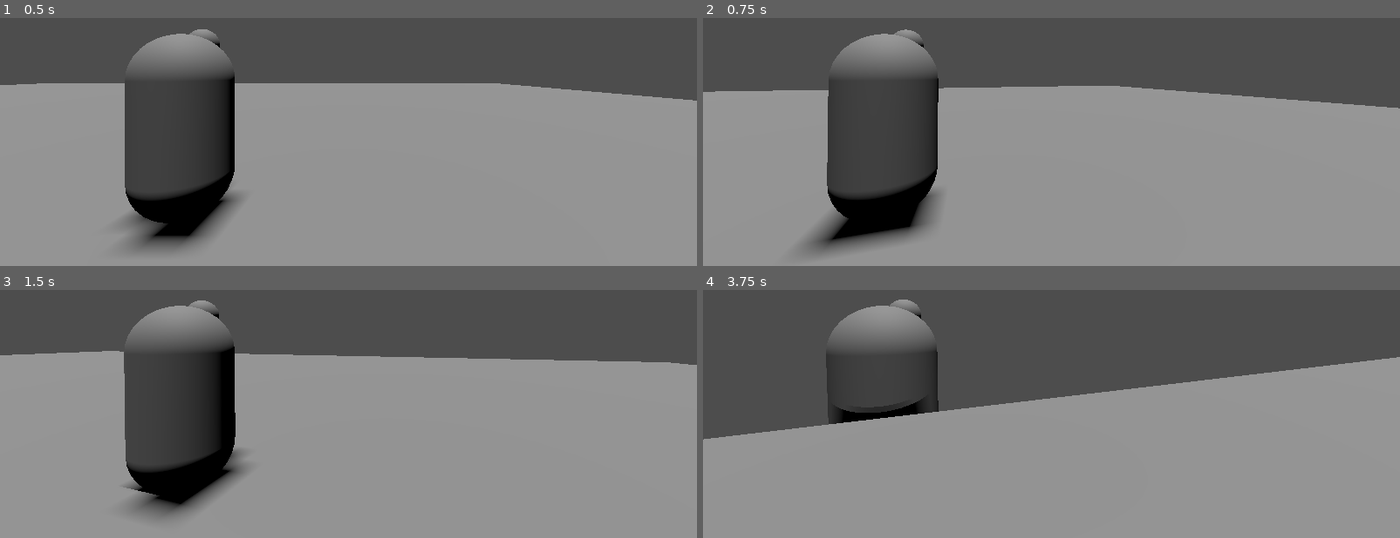
Above: before the commit, frames 1-4 (two rows, left to right).
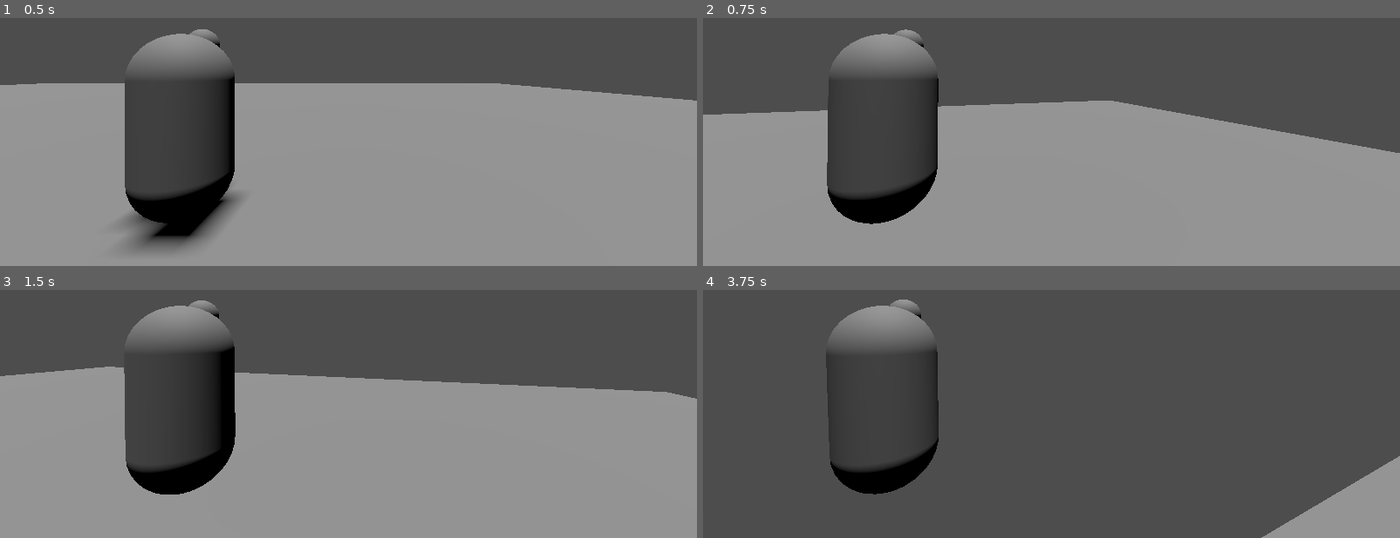
Above: after the commit, the same moments.

Repository: laymard/shroomjam2025
Game: Godot game, scene res://GameData/Level/L_Gym.tscn
Two runs of this game, one before a commit and one after it. Both use one fixed random seed, a clock stepped at 60 frames per second and the inputs below.
Inputs (mouse positions are in pixels of both pictures, inside the frame that each line leads up to):
- Up to frame 1 (0.5 s): no input
- Up to frame 2 (0.75 s): tap Enter at 0.5 s; move the mouse to (1086, 70) at 0.52 s; hold W (move_forward) from 0.53 s (still down); tap Space (jump) at 0.6 s
- Up to frame 3 (1.5 s): keep holding W (move_forward); tap Space (jump) at 0.77, 1.07, 1.35 s; move the mouse to (313, 344) at 1.27 s
- Up to frame 4 (3.75 s): keep holding W (move_forward); tap Space (jump) at 1.52, 1.82, 2.1, 2.85, 3.02, 3.32, 3.6 s; move the mouse to (1065, 334) at 2.02 s; move the mouse to (1044, 349) at 2.77 s; move the mouse to (1100, 347) at 3.52 s

Frame 1 is identical in both runs. In frame 2, 10% of the frame differs, in the area x 0-100%, y 27-96%; in frame 3, 9.4%; in frame 4, 54%, in the area x 0-100%, y 27-100%.

Commit message:
feat : add jump

Diff:
--- a/GameData/Character/Player.tscn
+++ b/GameData/Character/Player.tscn
@@ -11,6 +11,7 @@
 [node name="Player" type="CharacterBody3D"]
 script = ExtResource("1_gx07i")
 speed = 10
+fall_acceleration = 74
 camera_sensitivity = 0.3
 
 [node name="CollisionShape3D" type="CollisionShape3D" parent="."]
--- a/GameData/Character/player.gd
+++ b/GameData/Character/player.gd
@@ -4,6 +4,9 @@
 @export var speed = 14
 # The downward acceleration when in the air, in meters per second squared.
 @export var fall_acceleration = 75
+
+@export_category("Jump")
+@export var jump_impulse = 20
 
 @export_category("Camera")
 @export var camera_sensitivity = 0.05
@@ -61,6 +64,10 @@
 	if not is_on_floor(): # If in the air, fall towards the floor. Literally gravity
 		target_velocity.y = target_velocity.y - (75*delta)
 
+		# Jumping.
+	if is_on_floor() and Input.is_action_just_pressed("jump"):
+		target_velocity.y = jump_impulse
+
 	# Moving the Character
 	velocity = target_velocity
 	move_and_slide()
--- a/GameData/Level/L_Gym.tscn
+++ b/GameData/Level/L_Gym.tscn
@@ -25,7 +25,7 @@
 
 [node name="Player" parent="." instance=ExtResource("1_lmwx3")]
 transform = Transform3D(1, 0, 0, 0, 1, 0, 0, 0, 1, -7.9588013, 4.1721983, -9.918527)
-fall_acceleration = null
+fall_acceleration = 50
 
 [node name="BaseProp" parent="." instance=ExtResource("2_hc2lk")]
 transform = Transform3D(1, 0, 0, 0, 1, 0, 0, 0, 1, 1.0651026, 1.499999, -7.386674)
